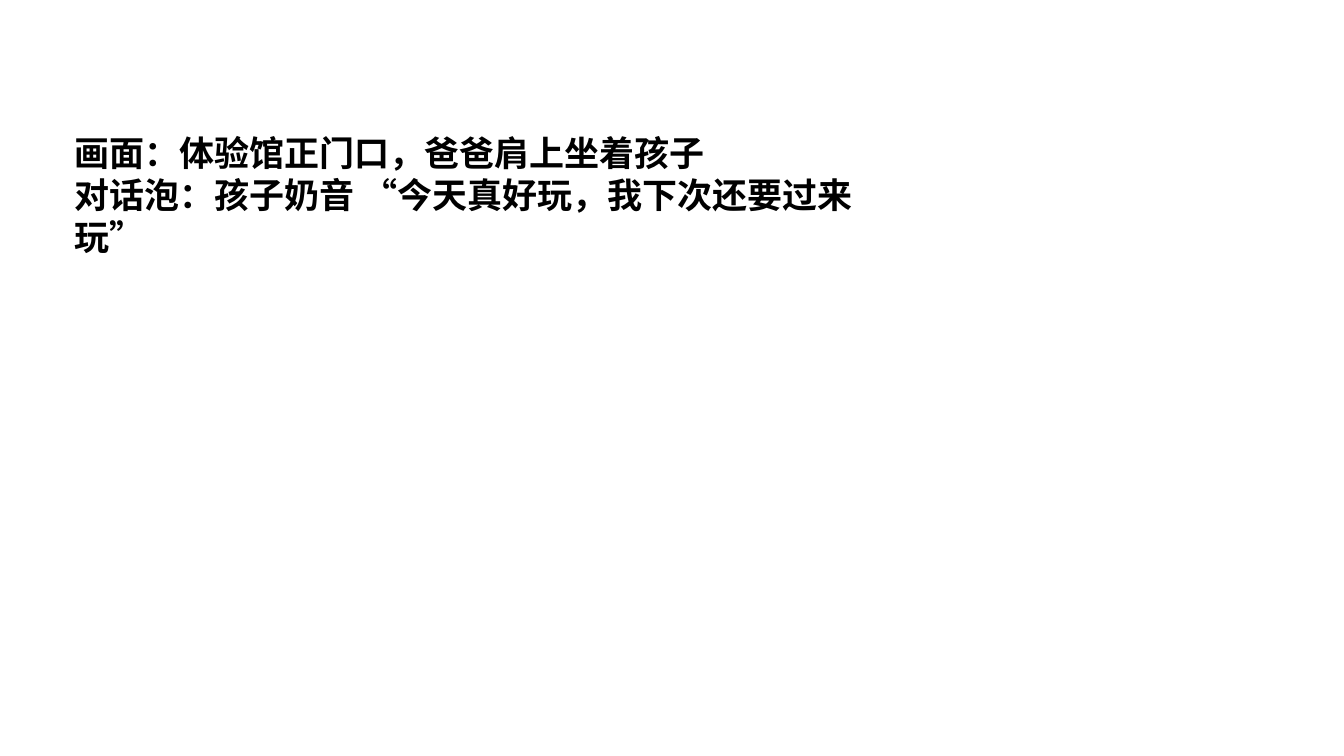
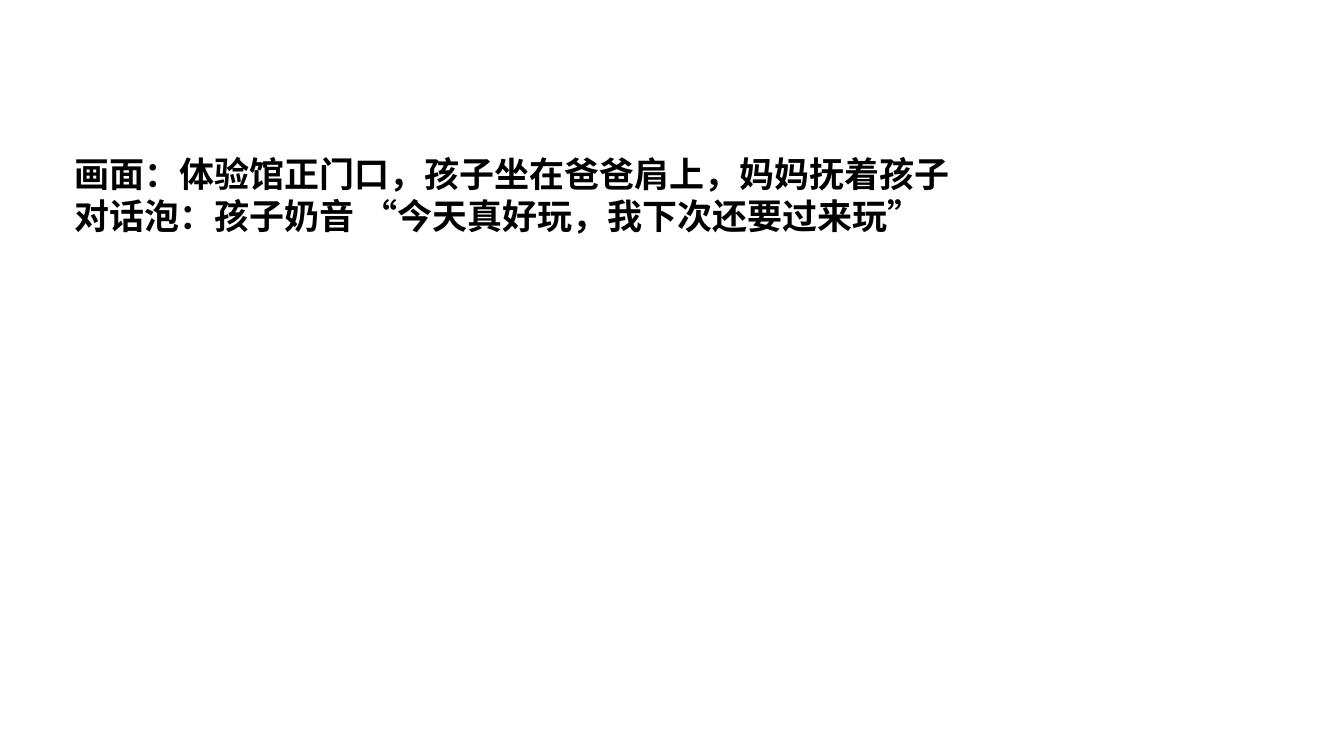
Before and after one commit to iamzhuoxuan/WriterBP, a slide deck: slide 19 of WriterBPSecurity.pptx (slide 20 before the commit). Drawn at 1344x756 pixels with LibreOffice and Linux fonts; fonts in the diff are those of the drawing. Boxes give left, top, right and bottom in pixels: in the first picture for what was removed or moved away, otherwise in the second. Text is boxed around its words. In the diff, an @@ line names an element or a change of style, - is before the commit and + after.

```diff
--- a/WriterBPSecurity.pptx
+++ b/WriterBPSecurity.pptx
@@ text at (75,157,950,192): text changed @@
-画面：体验馆正门口，爸爸肩上坐着孩子
+画面：体验馆正门口，孩子坐在爸爸肩上，妈妈抚着孩子
```
Also in this commit, not shown: 2 other slides changed, 1 slide removed, 1 other file.
